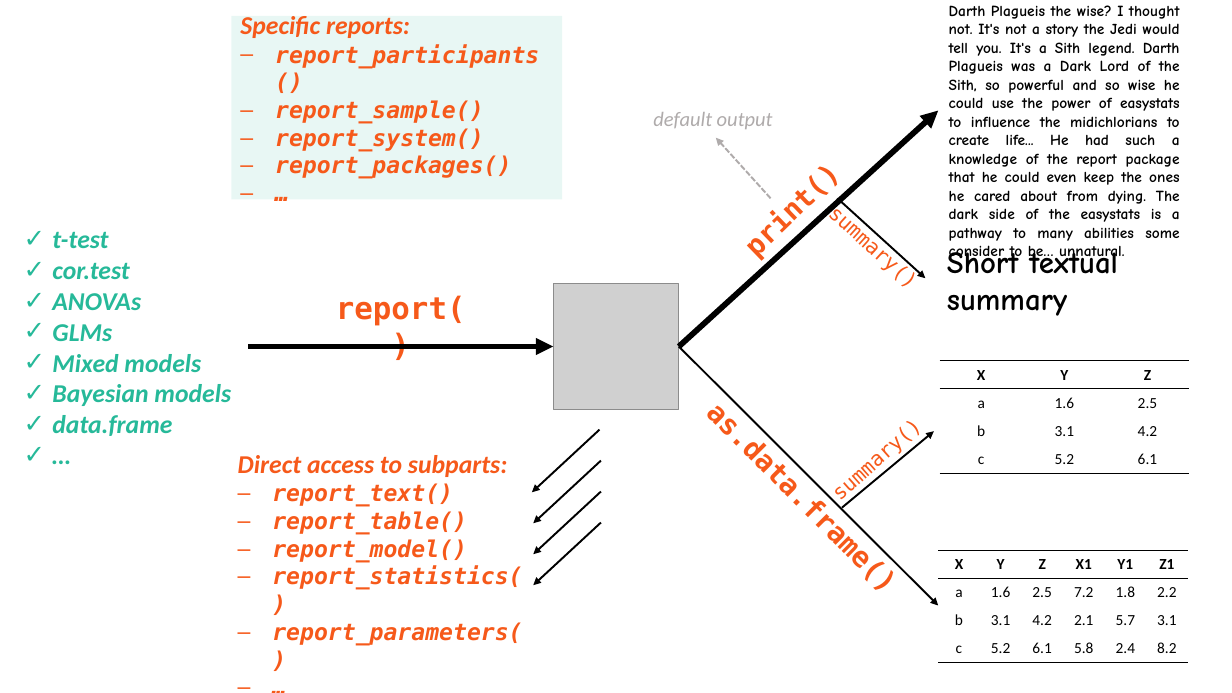
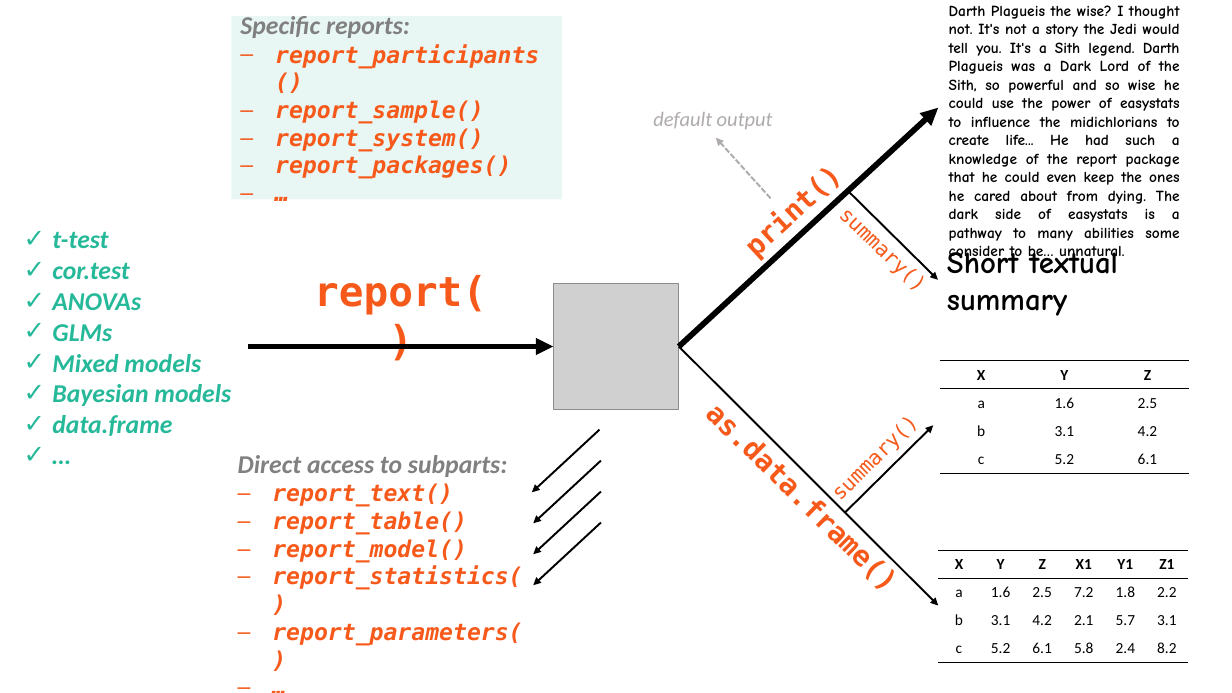
Before and after one commit to easystats/report, a slide deck: slide 2 of man/figures/workflow.pptx. Drawn at 1232x693 pixels with LibreOffice and Linux fonts; fonts in the diff are those of the drawing; grey boxes stand for pictures. Boxes give left, top, right and bottom in pixels: in the first picture for what was removed or moved away, otherwise in the second. Text is boxed around its words. In the diff, an @@ line names an element or a change of style, - is before the commit and + after.

```diff
--- a/man/figures/workflow.pptx
+++ b/man/figures/workflow.pptx
@@ text in rectangle at box(240, 16, 410, 38): text colour #F6591A to #808080 in "Specific reports:" @@
@@ text at box(949, 5, 1180, 241): text changed @@
-Did you ever hear the Tragedy of Darth Plagueis the wise? I thought not. It's not a story the Jedi would tell you. It's a Sith legend. Darth Plagueis was a Dark Lord of the Sith, so powerful and so wise he could use the power of easystats to influence the midichlorians to create life... He had such a knowledge of the report package that he could even keep the ones he cared about from dying. The dark side of the easystats is a pathway to many abilities some consider to be… unnatural.
+Did you ever hear the Tragedy of Darth Plagueis the wise? I thought not. It's not a story the Jedi would tell you. It's a Sith legend. Darth Plagueis was a Dark Lord of the Sith, so powerful and so wise he could use the power of easystats to influence the midichlorians to create life... He had such a knowledge of the report package that he could even keep the ones he cared about from dying. The dark side of easystats is a pathway to many abilities some consider to be… unnatural.
@@ text "print()" at box(671, 94, 913, 326): rotation 315 to 317 degrees @@
@@ text "summary()": place and size @@
-text "summary()" at box(754, 132, 995, 361)
+text "summary()" at box(766, 132, 1003, 365)
@@ text "summary()" at box(766, 132, 1003, 365): rotation 42 to 44 degrees @@
@@ arrow moved from (837, 199) - (925, 278) to (849, 192) - (938, 280) @@
@@ text "report()": place and size @@
-text "report()" at box(336, 295, 466, 326)
+text "report()" at box(314, 275, 487, 315)
@@ text "report()" at box(314, 275, 487, 315): size 24 to 32 pt @@
@@ text "as.data.frame()" rewrapped from box(698, 416, 743, 435) to box(704, 393, 728, 433) @@
@@ text "summary()" at box(756, 340, 993, 575): rotation 318 to 315 degrees @@
@@ arrow moved from (842, 507) - (934, 432) to (845, 513) - (933, 425) @@
@@ text at box(238, 455, 507, 477): text colour #F6591A to #808080 in "Direct access to subparts:" @@
```
Also in this commit, not shown: 1 other file.
